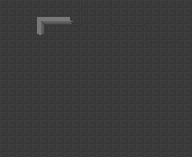
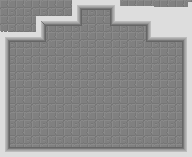
Layers edited between the first and the second 192 × 157 image:
hid "oscuridad absoluta" over [0, 0, 192, 157]
painted on "muros" over [0, 0, 192, 157]
hid "oscuridad suelo", painted on it over [0, 0, 192, 157]
